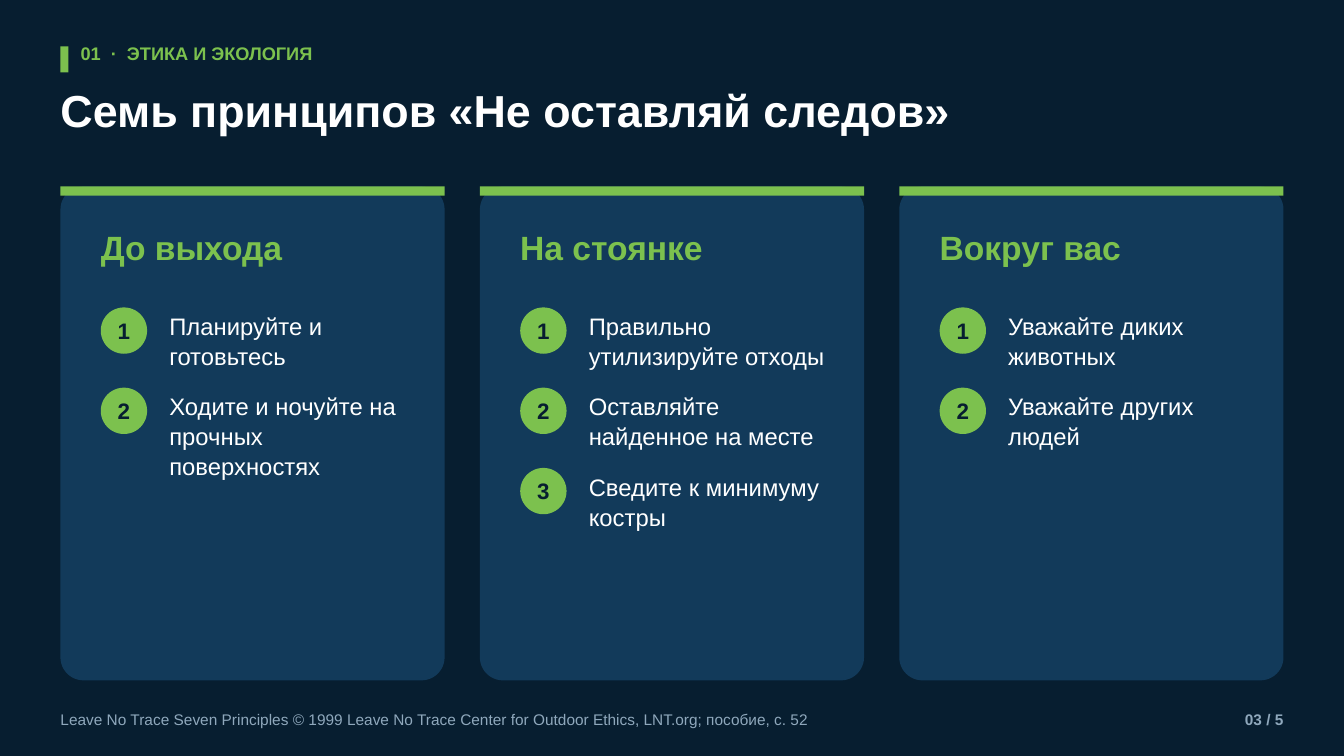
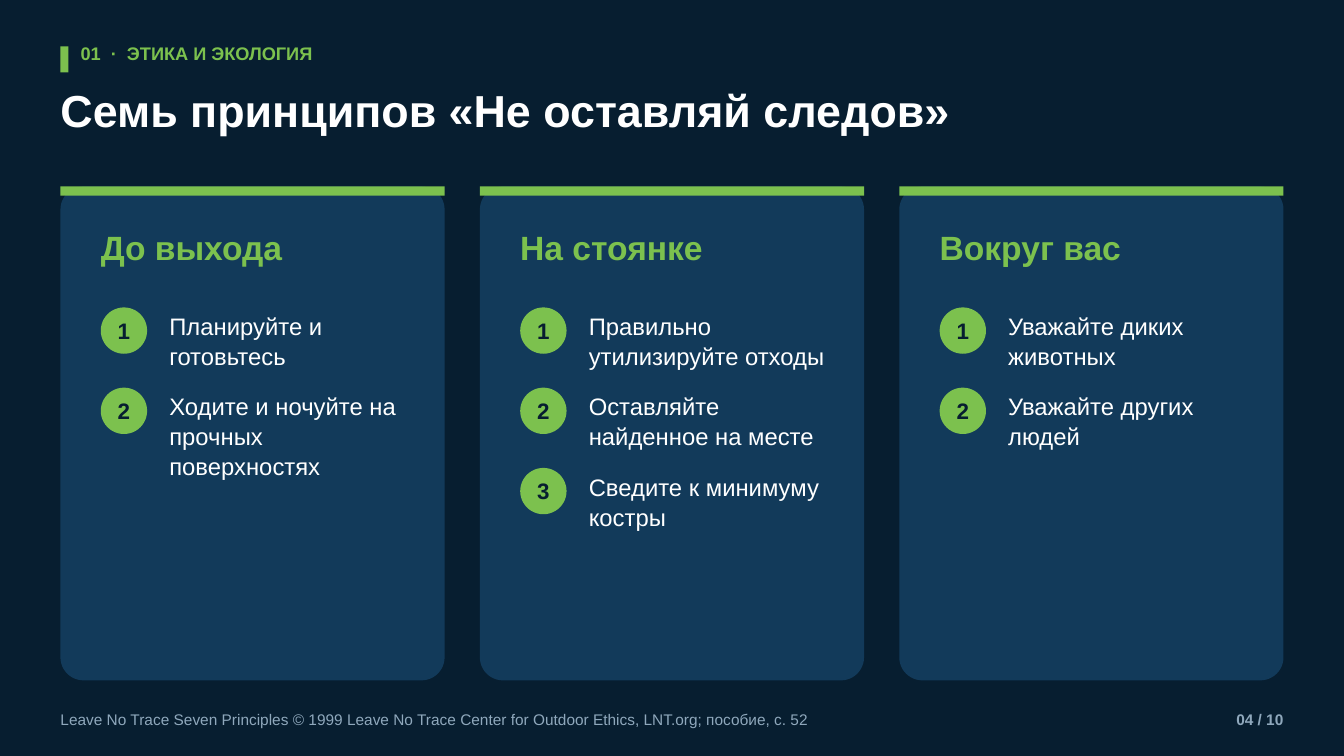
Before and after one commit to kirill54/far-education, a slide deck: slide 4 of presentations/lessons/M06-3_ekologiya.pptx (slide 3 before the commit). Drawn at 1344x756 pixels with LibreOffice and Linux fonts; fonts in the diff are those of the drawing. Boxes give left, top, right and bottom in pixels: in the first picture for what was removed or moved away, otherwise in the second. Text is boxed around its words. In the diff, an @@ line names an element or a change of style, - is before the commit and + after.

```diff
--- a/presentations/lessons/M06-3_ekologiya.pptx
+++ b/presentations/lessons/M06-3_ekologiya.pptx
@@ text at [1236, 714, 1283, 725]: text changed @@
-03 / 5
+04 / 10
```
Also in this commit, not shown: 3 other slides changed, 5 slides added, 20 other files.
